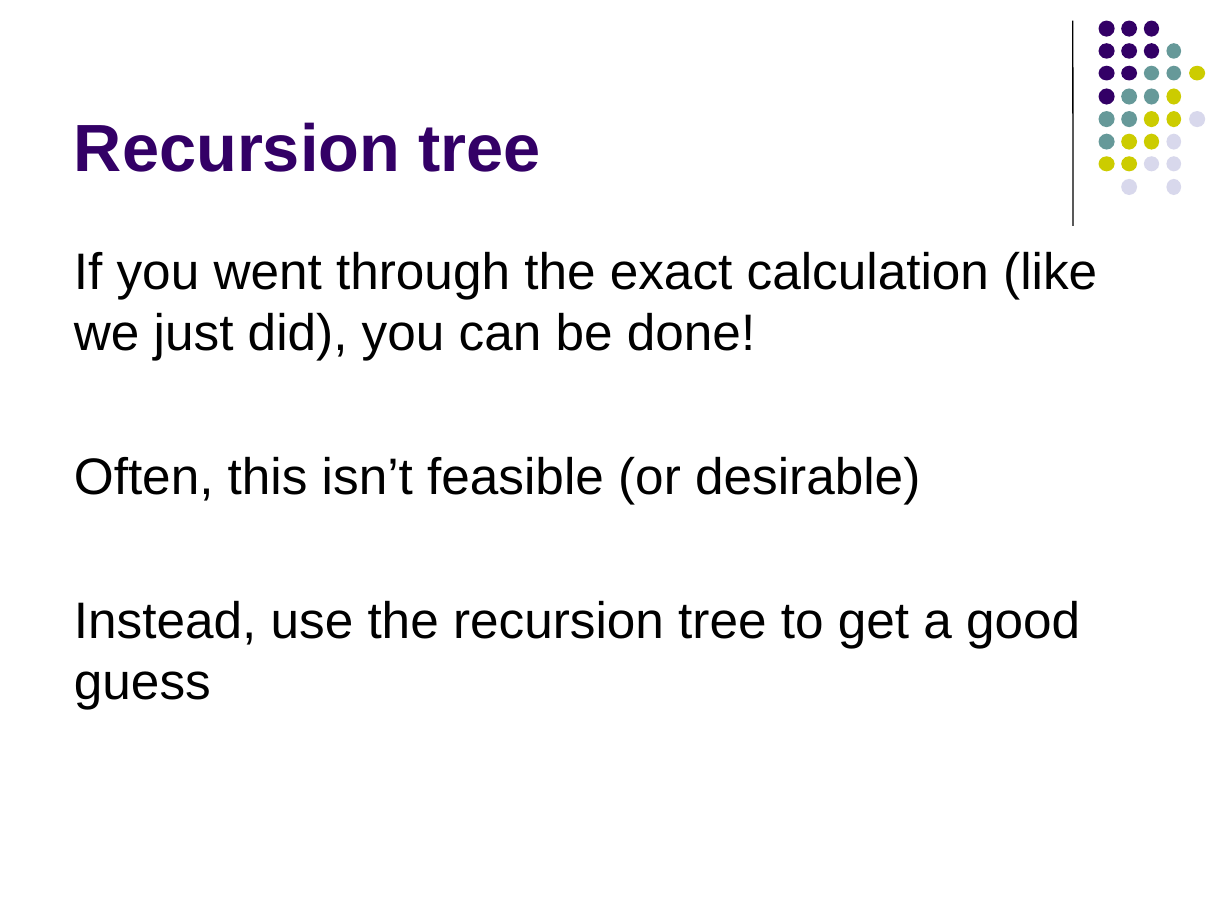
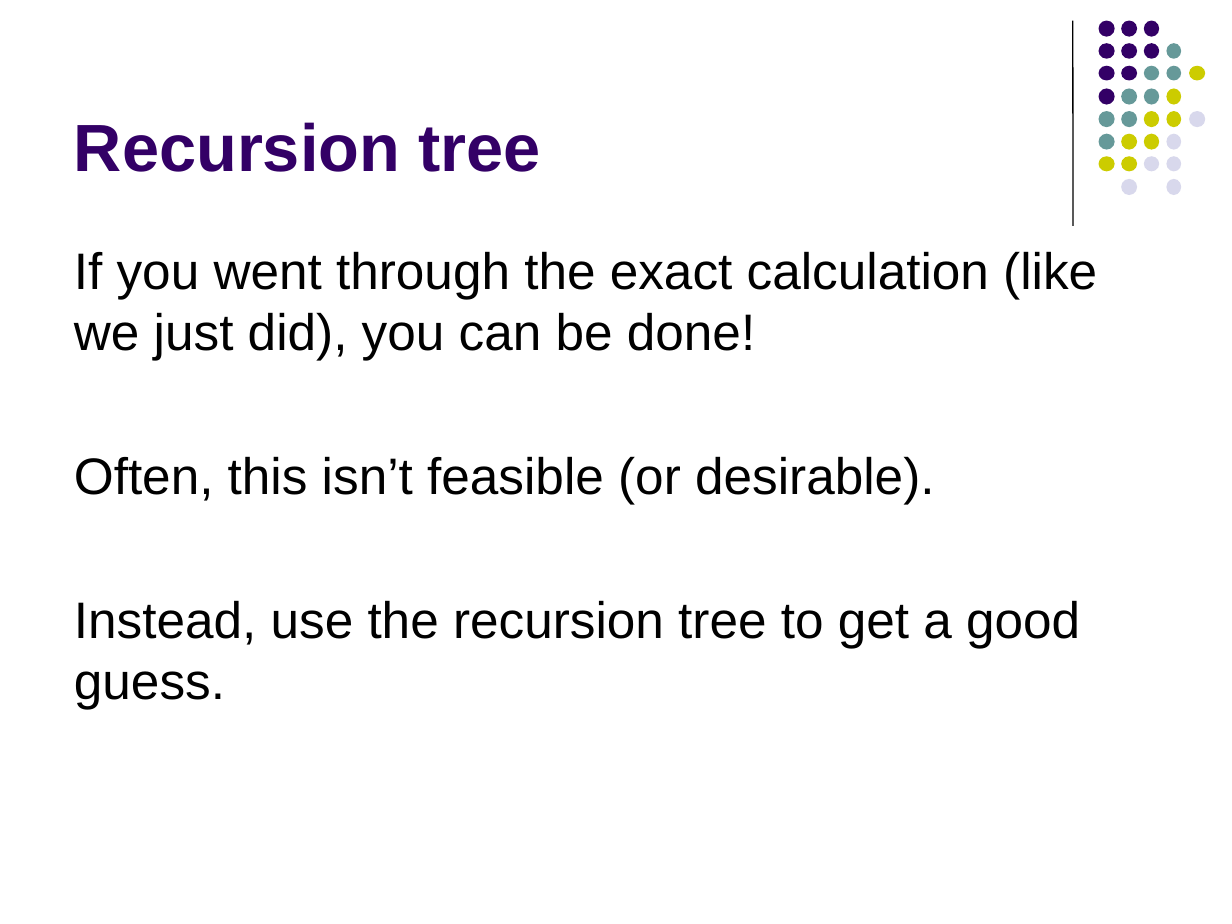
Before and after one commit to Collins-kariuk/Algorithms, a slide deck: slide 21 of Lectures/Lecture 04_More Recurrences.pptx. Drawn at 1232x924 pixels with LibreOffice and Linux fonts; fonts in the diff are those of the drawing. Boxes give left, top, right and bottom in pixels: in the first picture for what was removed or moved away, otherwise in the second. Text is boxed around its words. In the diff, an @@ line names an element or a change of style, - is before the commit and + after.

```diff
--- a/Lectures/Lecture 04_More Recurrences.pptx
+++ b/Lectures/Lecture 04_More Recurrences.pptx
@@ text at (74, 456, 1080, 709): text changed @@
-Often, this isn’t feasible (or desirable)
-Instead, use the recursion tree to get a good guess
+Often, this isn’t feasible (or desirable).
+Instead, use the recursion tree to get a good guess.
```
Also in this commit, not shown: 6 other slides changed.
